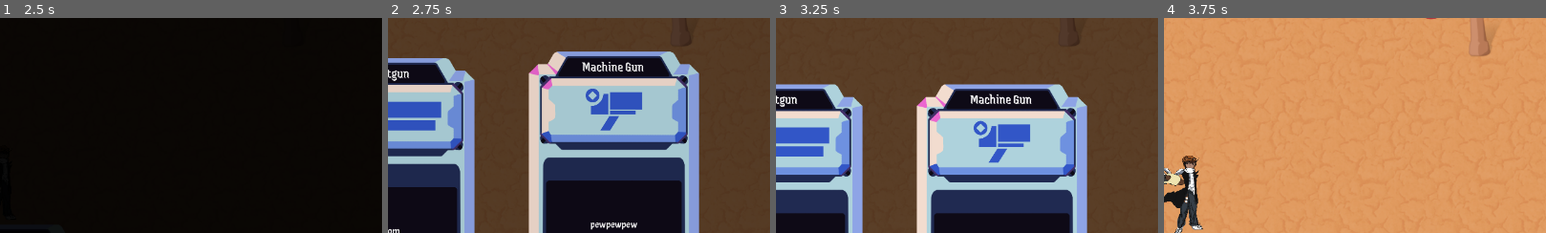
Above: before the commit, frames 1-4 (left to right).
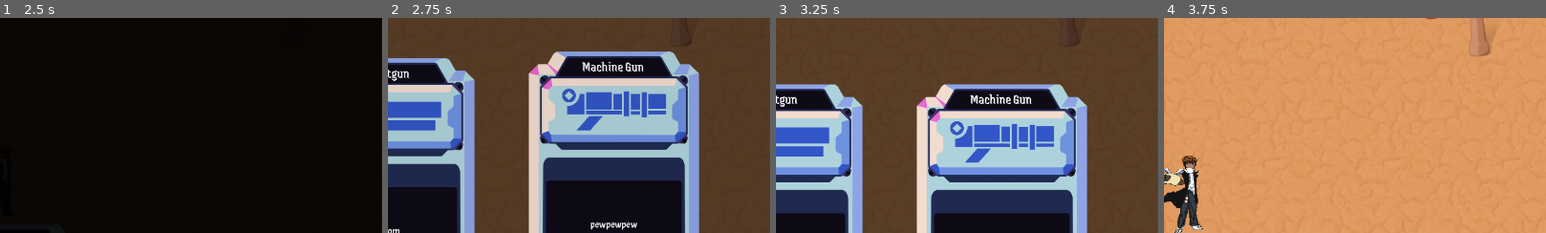
Above: after the commit, the same moments.

Repository: chiefpat450119/GMTK-2026
Game: Godot game, scene res://scenes/main.tscn
The game is run twice, just before and just after one commit, with the same random seed, the same clock (stepped at 60 frames per second) and the same inputs.
Inputs (mouse positions are % of the whole screen's width and height, from its top left):
- Up to frame 1 (2.5 s): tap Enter at 0.5 s; move the mouse to (72, 45) at 0.52 s; hold D (Right) 0.53-1.25 s; tap Shift (Dash) at 0.6 s; click (72, 45) at 0.67 s; drag from (30, 55) to (45, 70) at 1.27 s; click "Play" at 2 s
- Up to frame 2 (2.75 s): no input
- Up to frame 3 (3.25 s): move the mouse to (60, 28) at 2.77 s; hold D (Right) from 2.78 s (still down); tap U at 2.85 s
- Up to frame 4 (3.75 s): release D (Right) at 3.5 s; click "Rail Gun" at 3.5 s
The pictures show only the part of the screen within x 50-100%, y 7-57%; the shares and areas given below are measured in that part.

Frame 1 is identical in both runs. In frame 2, 2.2% of the frame differs, in the area x 45-73%, y 32-53%; in frame 3, 2.2%, in the area x 45-73%, y 47-68%; in frame 4, nothing differs.

Commit message:
feat: wired up new machine gun icon asset to weapon select start screen

Diff:
--- a/resources/gun_data/machinegun_data.tres
+++ b/resources/gun_data/machinegun_data.tres
@@ -2,7 +2,7 @@
 
 [ext_resource type="PackedScene" uid="uid://eejo2uww04cy" path="res://scenes/entities/weapons/machine_gun.tscn" id="1_307ol"]
 [ext_resource type="Script" uid="uid://cbngjjj8jpc1y" path="res://resources/gun_data/gun_data.gd" id="1_cwyi0"]
-[ext_resource type="Texture2D" uid="uid://bb442qhkmtcwn" path="res://assets/weapon_card/ICON_BARRAGE.png" id="2_307ol"]
+[ext_resource type="Texture2D" uid="uid://x5yw6d0vh3sf" path="res://assets/weapon_card/ICON_MACHINEGUN.png" id="2_307ol"]
 
 [resource]
 script = ExtResource("1_cwyi0")
